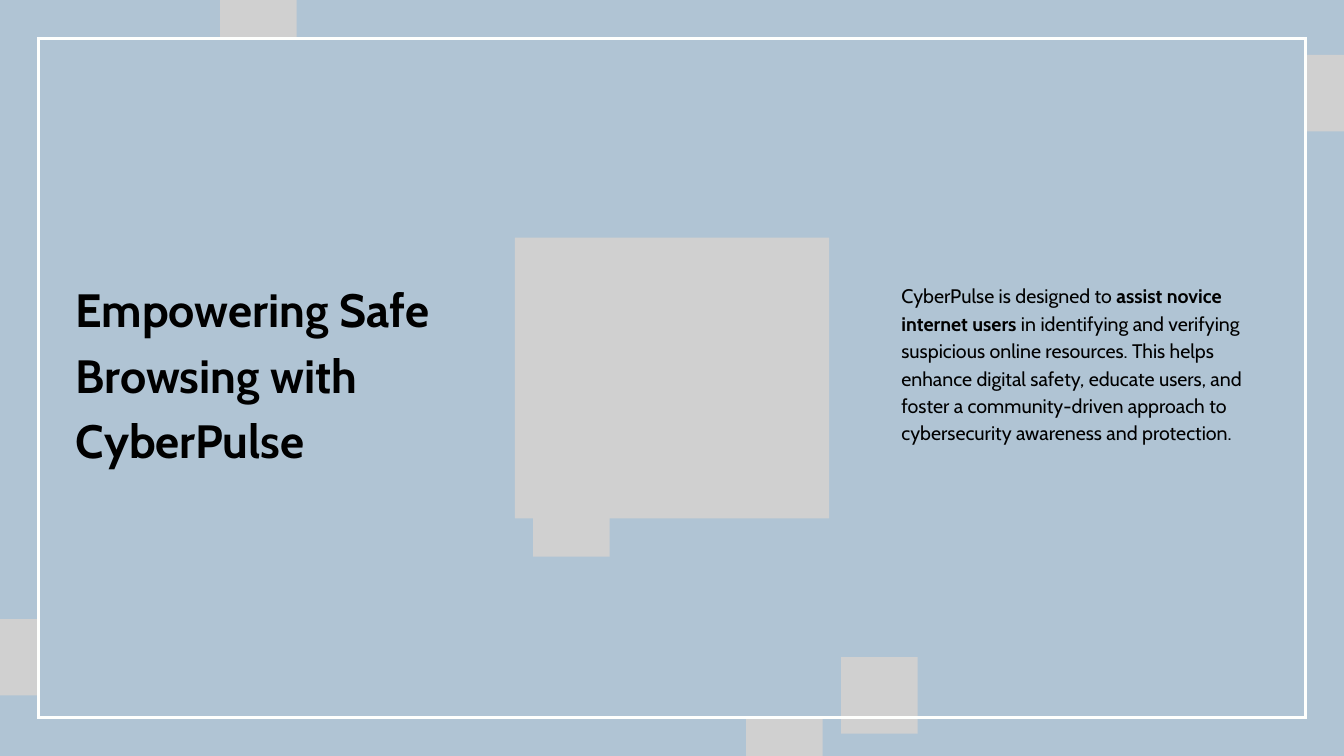
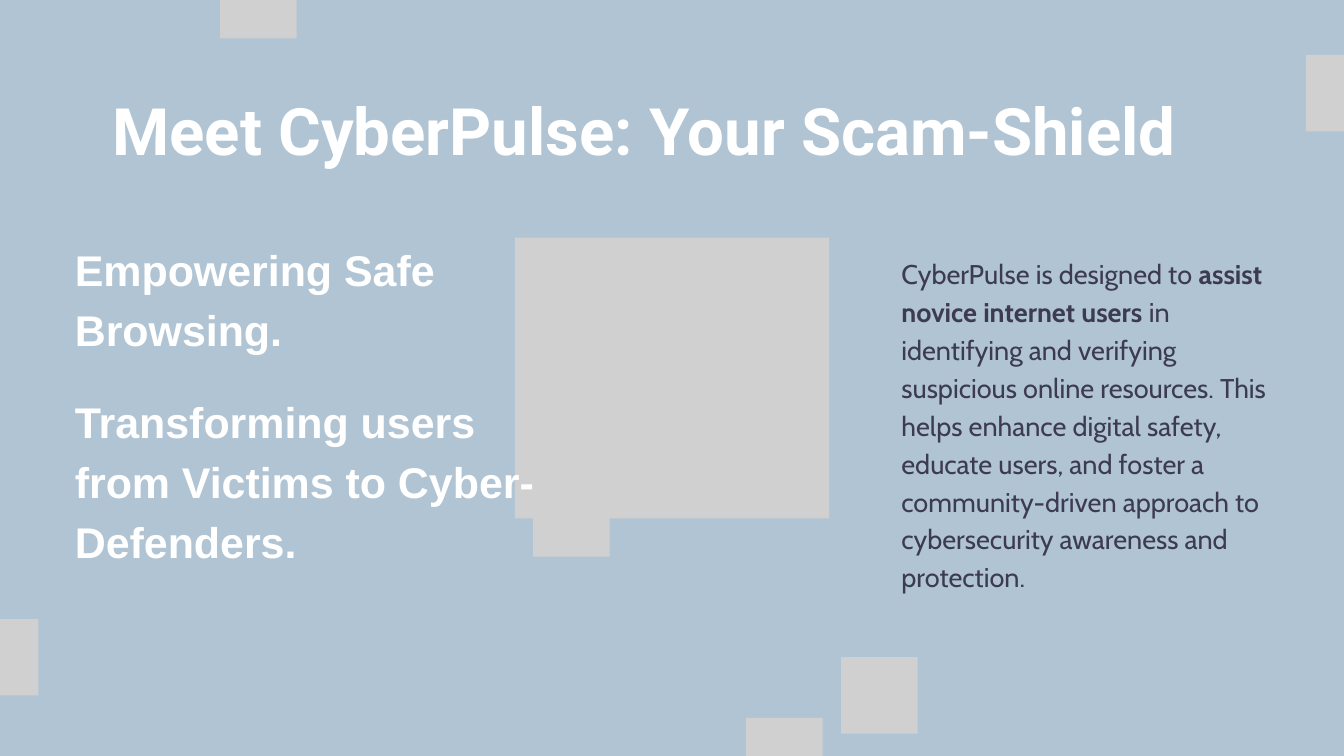
Before and after one commit to brogrammer012/CipherNova, a slide deck: slide 3 of demo/Presentation - CyberPulse.pptx (slide 2 before the commit). Drawn at 1344x756 pixels with LibreOffice and Linux fonts; fonts in the diff are those of the drawing; grey boxes stand for pictures. Boxes give left, top, right and bottom in pixels: in the first picture for what was removed or moved away, otherwise in the second. Text is boxed around its words. In the diff, an @@ line names an element or a change of style, - is before the commit and + after.

```diff
--- a/demo/Presentation - CyberPulse.pptx
+++ b/demo/Presentation - CyberPulse.pptx
@@ freeform shape removed at (38, 38, 1306, 718) @@
@@ text added at (112, 106, 1175, 169), 70 pt, text #FFFFFF, bold @@
+Meet CyberPulse: Your Scam-Shield
@@ text at (75, 255, 435, 354): text changed; size 50 to 46 pt; font Cabin to Arial; text colour #000000 to #FFFFFF @@
-Empowering Safe Browsing with CyberPulse
+Empowering Safe Browsing.
@@ text "CyberPulse is designed to assist ...": place and size @@
-text "CyberPulse is designed to assist ..." at (901, 288, 1241, 445)
+text "CyberPulse is designed to assist ..." at (901, 263, 1266, 594)
@@ text "CyberPulse is designed to assist ..." at (901, 263, 1266, 594): size 21 to 29 pt, text colour #000000 to #3D3B54; line spacing 29.4pt to 40.6pt @@
@@ text added at (75, 407, 534, 558), 46 pt, text #FFFFFF, bold @@
+Transforming users from Victims to Cyber-Defenders.
```
Also in this commit, not shown: 3 other slides changed, 4 slides added, 2 slides removed.
